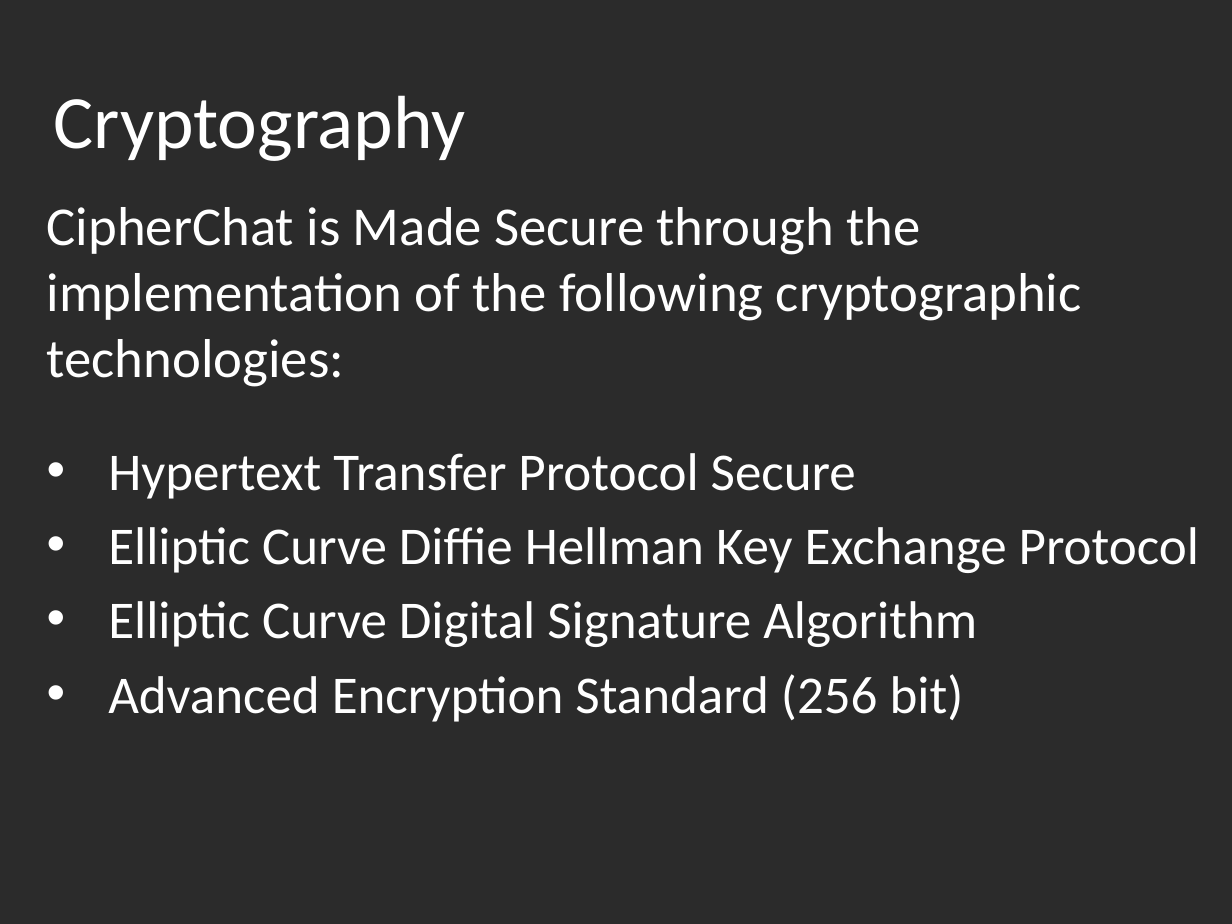
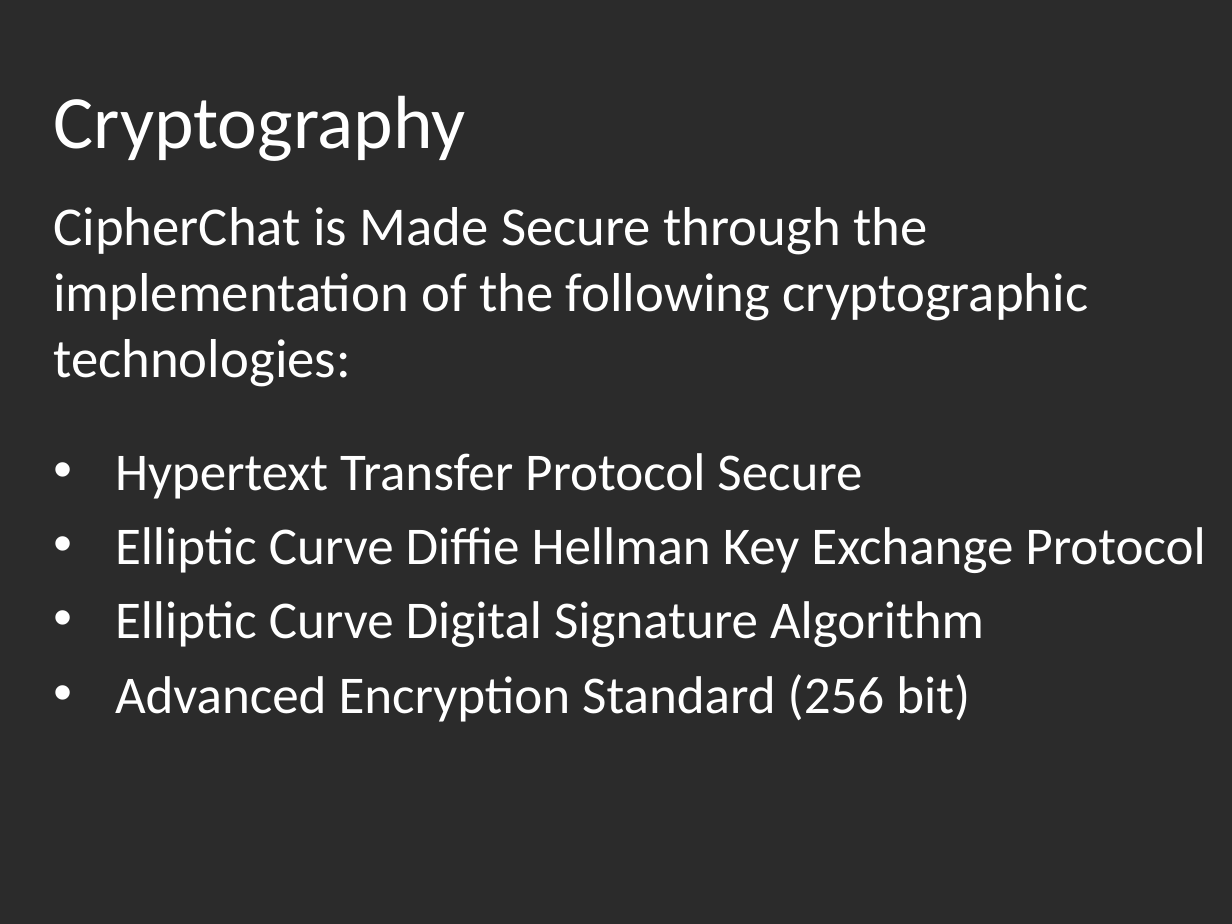
Before and after one commit to otboss/Mobile-Application-Tech-Year-3-Semester-2, a slide deck: slide 4 of SWEN3004/CipherChat Presentation.pptx. Drawn at 1232x924 pixels with LibreOffice and Linux fonts; fonts in the diff are those of the drawing; background and template pictures are left out; a plain dark background stands for a picture behind light text. Boxes give left, top, right and bottom in pixels: in the first picture for what was removed or moved away, otherwise in the second. Text is boxed around its words. In the diff, an @@ line names an element or a change of style, - is before the commit and + after.

Commit message:
Completed CipherChat

```diff
--- a/SWEN3004/CipherChat Presentation.pptx
+++ b/SWEN3004/CipherChat Presentation.pptx
@@ subtitle "CipherChat is Made Secure through ...": place and size @@
-subtitle "CipherChat is Made Secure through ..." at [47,207,1199,722]
+subtitle "CipherChat is Made Secure through ..." at [53,207,1205,722]
```
Also in this commit, not shown: 7 other slides changed, 1 slide added, 9 other files.
